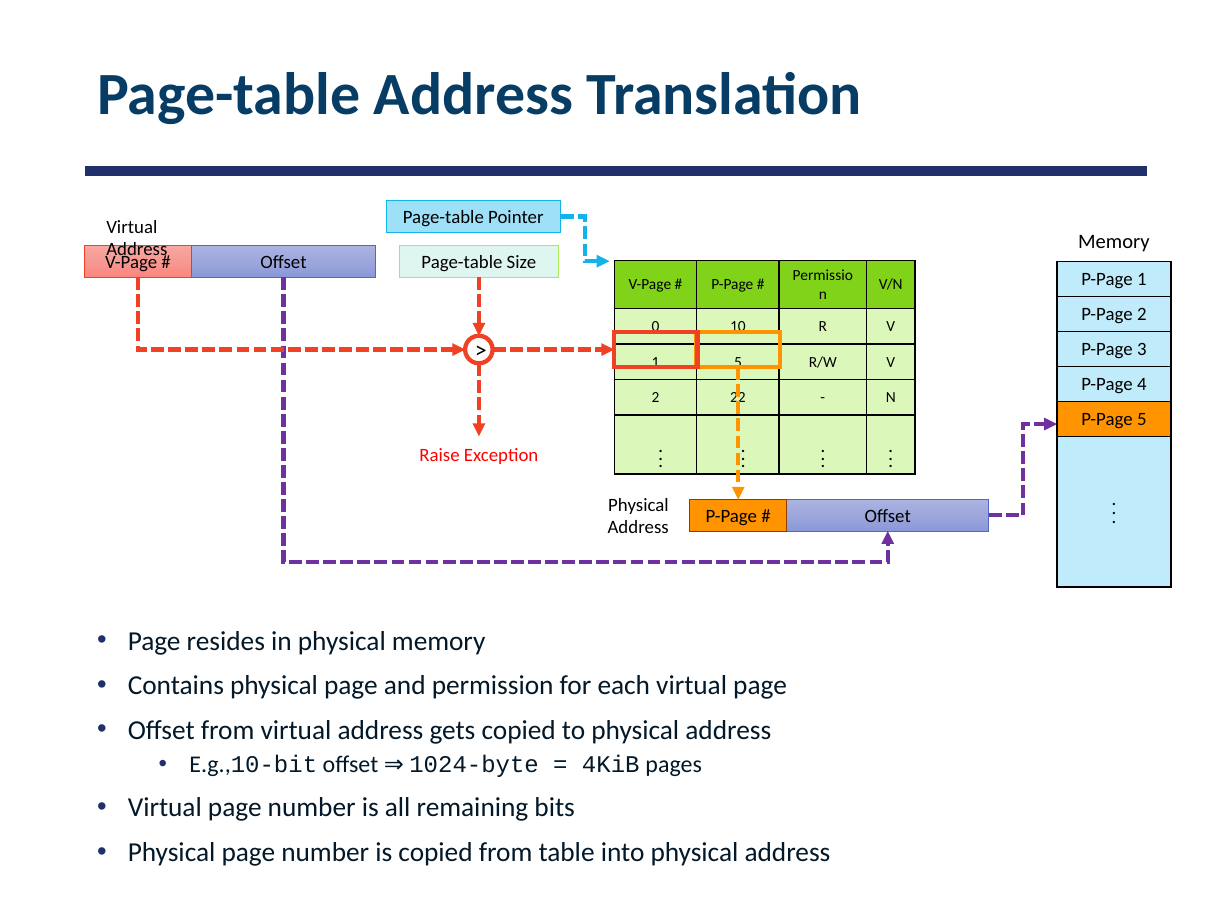
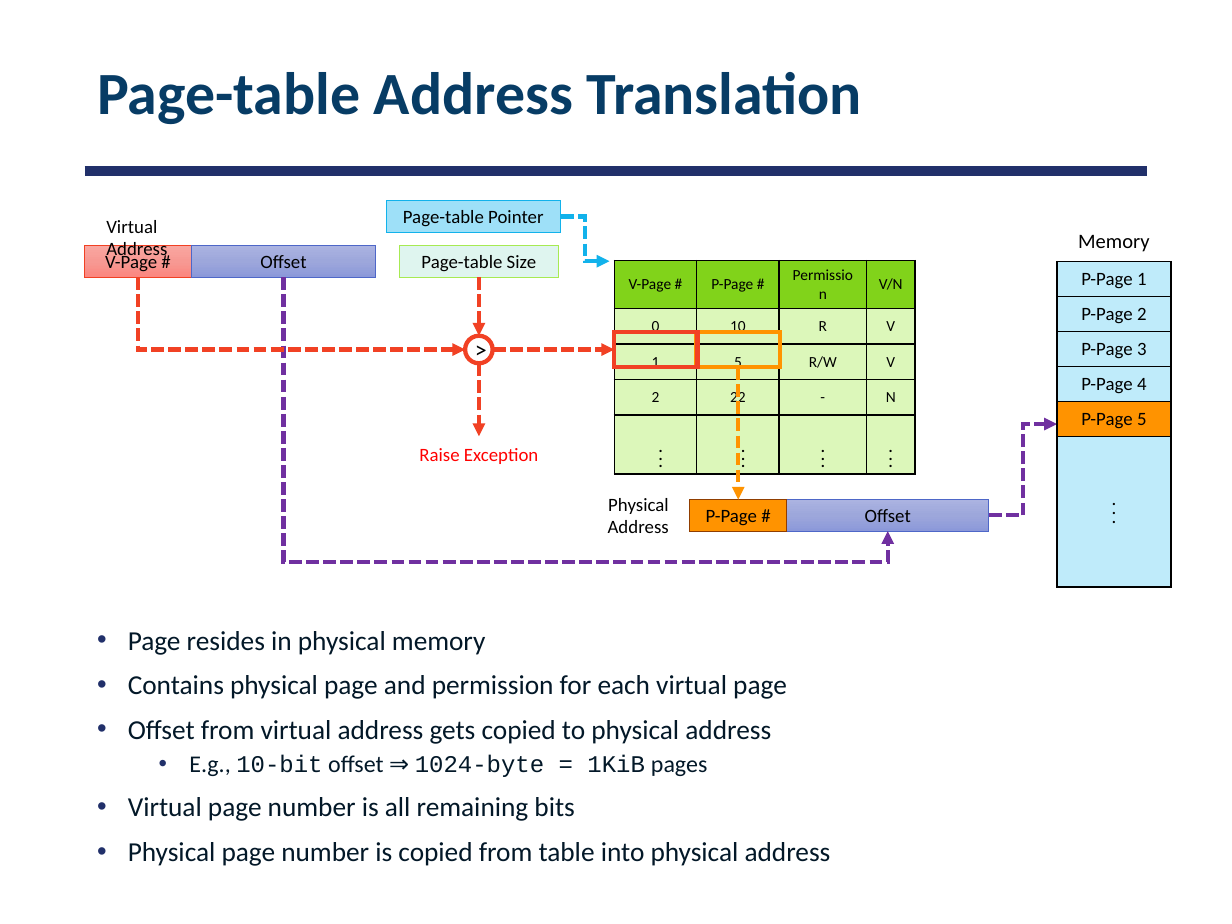
Before and after one commit to smajidzahedi/ECE350, a slide deck: slide 27 of Lectures/07-address.pptx. Drawn at 1232x924 pixels with LibreOffice and Linux fonts; fonts in the diff are those of the drawing. Boxes give left, top, right and bottom in pixels: in the first picture for what was removed or moved away, otherwise in the second. Text is boxed around its words. In the diff, an @@ line names an element or a change of style, - is before the commit and + after.

```diff
--- a/Lectures/07-address.pptx
+++ b/Lectures/07-address.pptx
@@ text at [189,755,707,777]: text changed @@
-  • E.g.,10-bit offset ⇒ 1024-byte = 4KiB pages
+  • E.g., 10-bit offset ⇒ 1024-byte = 1KiB pages
```
Also in this commit, not shown: 1 other file.
